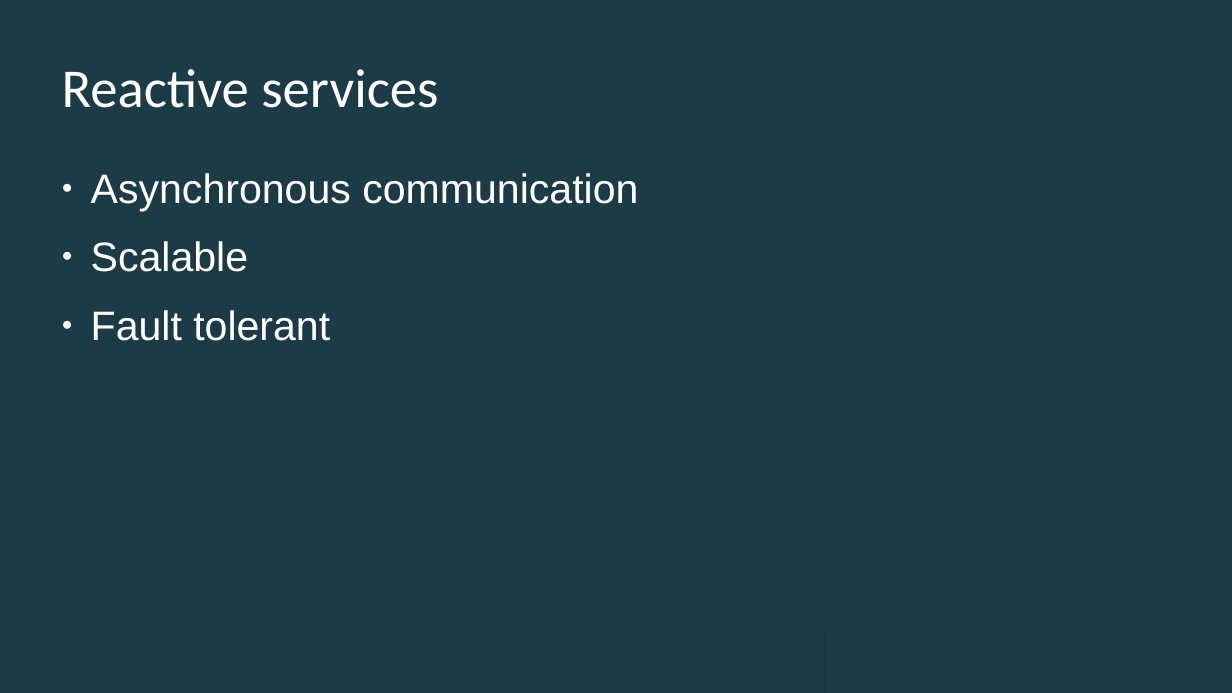
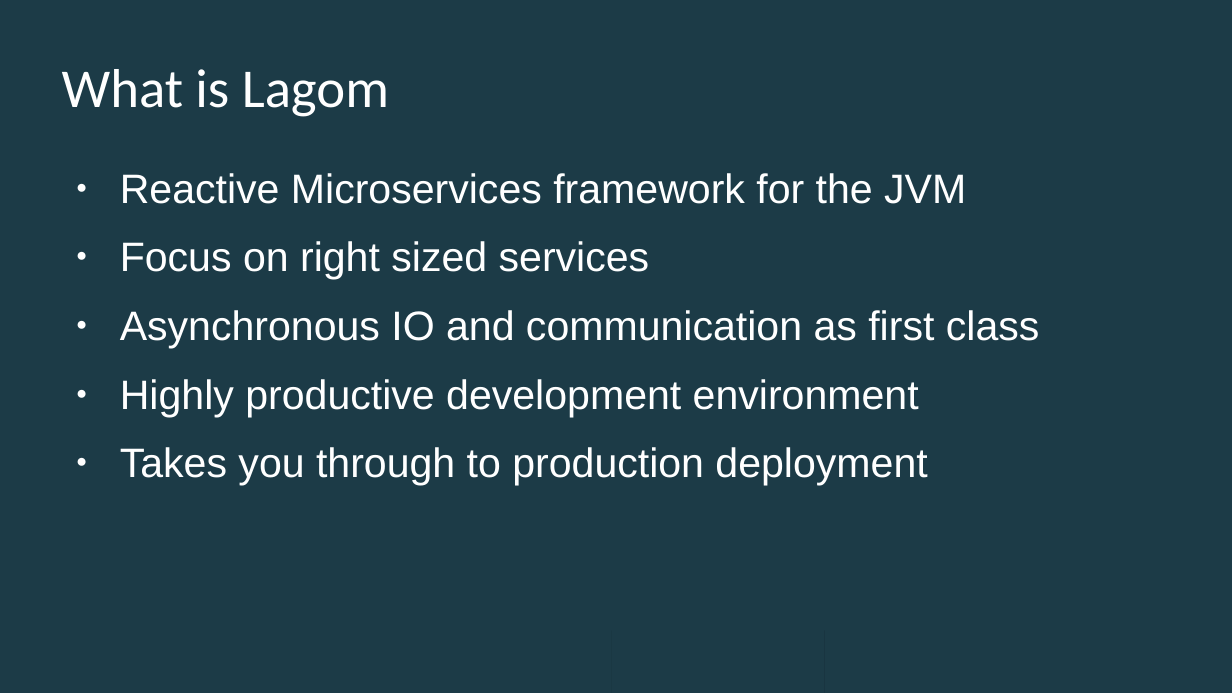
Before and after one commit to jroper/lagom-monolith-presentation, a slide deck: slide 2 of presentation/microservice-to-monolith.odp (slide 4 before the commit). Drawn at 1232x693 pixels with LibreOffice and Linux fonts; fonts in the diff are those of the drawing; background and template pictures are left out. Boxes give left, top, right and bottom in pixels: in the first picture for what was removed or moved away, otherwise in the second. Text is boxed around its words. In the diff, an @@ line names an element or a change of style, - is before the commit and + after.

```diff
--- a/presentation/microservice-to-monolith.odp
+++ b/presentation/microservice-to-monolith.odp
@@ title at (62, 69, 389, 117): text changed @@
-Reactive services
+What is Lagom
@@ text at (120, 173, 1040, 486): text changed @@
-● Asynchronous communication
-● Scalable
-● Fault tolerant
+● Reactive Microservices framework for the JVM
+● Focus on right sized services
+● Asynchronous IO and communication as first class
+● Highly productive development environment
+● Takes you through to production deployment
```
Also in this commit, not shown: 11 slides added, 2 slides removed.
